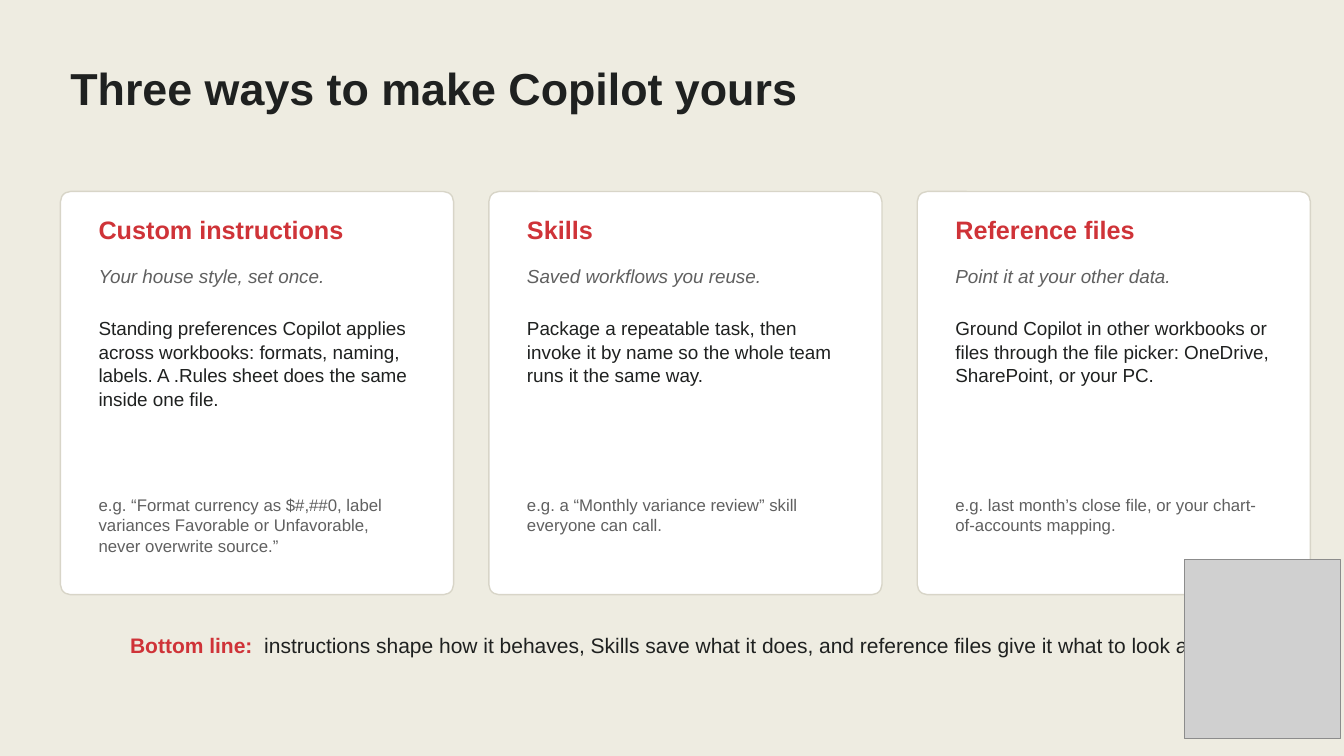
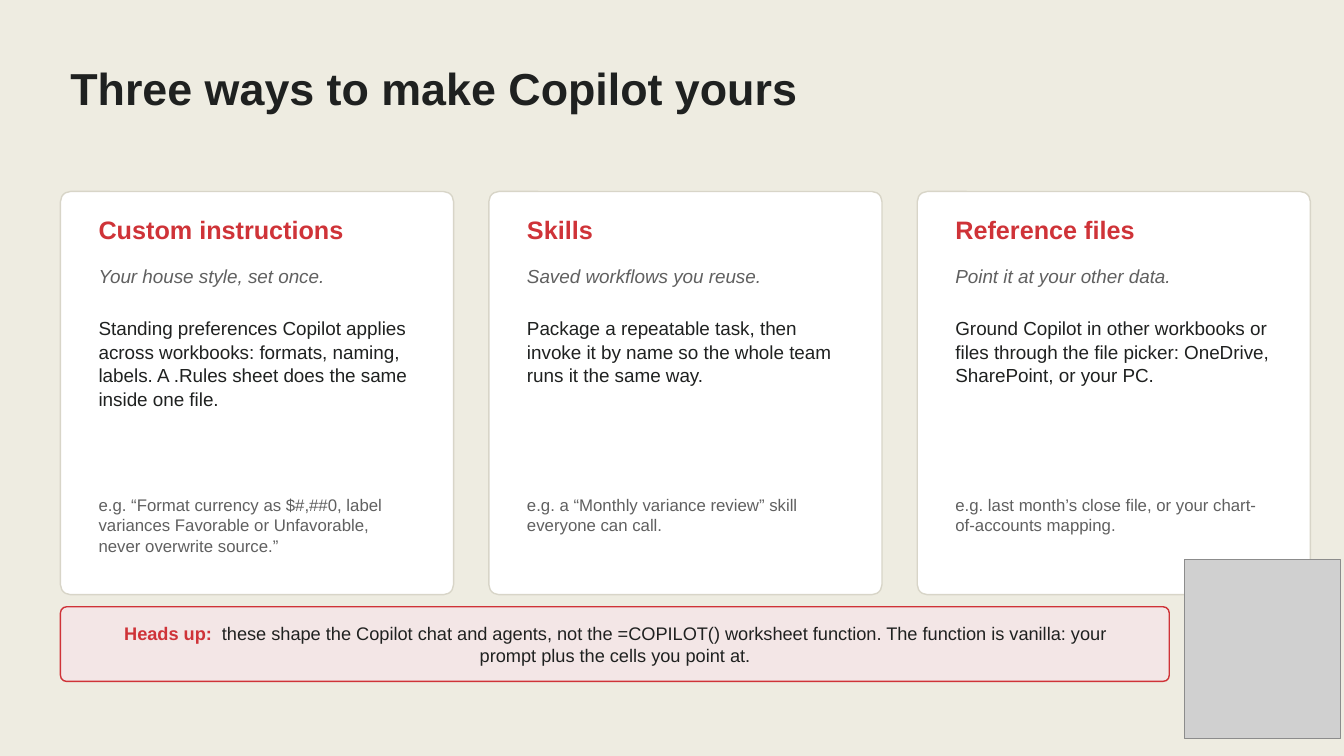
Before and after one commit to stringfestdata/iofm-august-2026, a slide deck: slide 16 of Instructor/AI-in-Excel-for-Finance-IOFM-UPDATED.pptx. Drawn at 1344x756 pixels with LibreOffice and Linux fonts; fonts in the diff are those of the drawing; grey boxes stand for pictures. Boxes give left, top, right and bottom in pixels: in the first picture for what was removed or moved away, otherwise in the second. Text is boxed around its words. In the diff, an @@ line names an element or a change of style, - is before the commit and + after.

```diff
--- a/Instructor/AI-in-Excel-for-Finance-IOFM-UPDATED.pptx
+++ b/Instructor/AI-in-Excel-for-Finance-IOFM-UPDATED.pptx
@@ rounded rectangle added at (60,607,1170,682), fill #F3E6E6, outline #CF3338 1 pt @@
@@ text added at (124,626,1106,666), 13 pt, text #1F2120 @@
+Heads up: these shape the Copilot chat and agents, not the =COPILOT() worksheet function. The function is vanilla: your prompt plus the cells you point at.
@@ text removed at (130,636,1199,657) @@
-Bottom line: instructions shape how it behaves, Skills save what it does, and reference files give it what to look at.
```
Also in this commit, not shown: 2 other slides changed, 15 other files.
